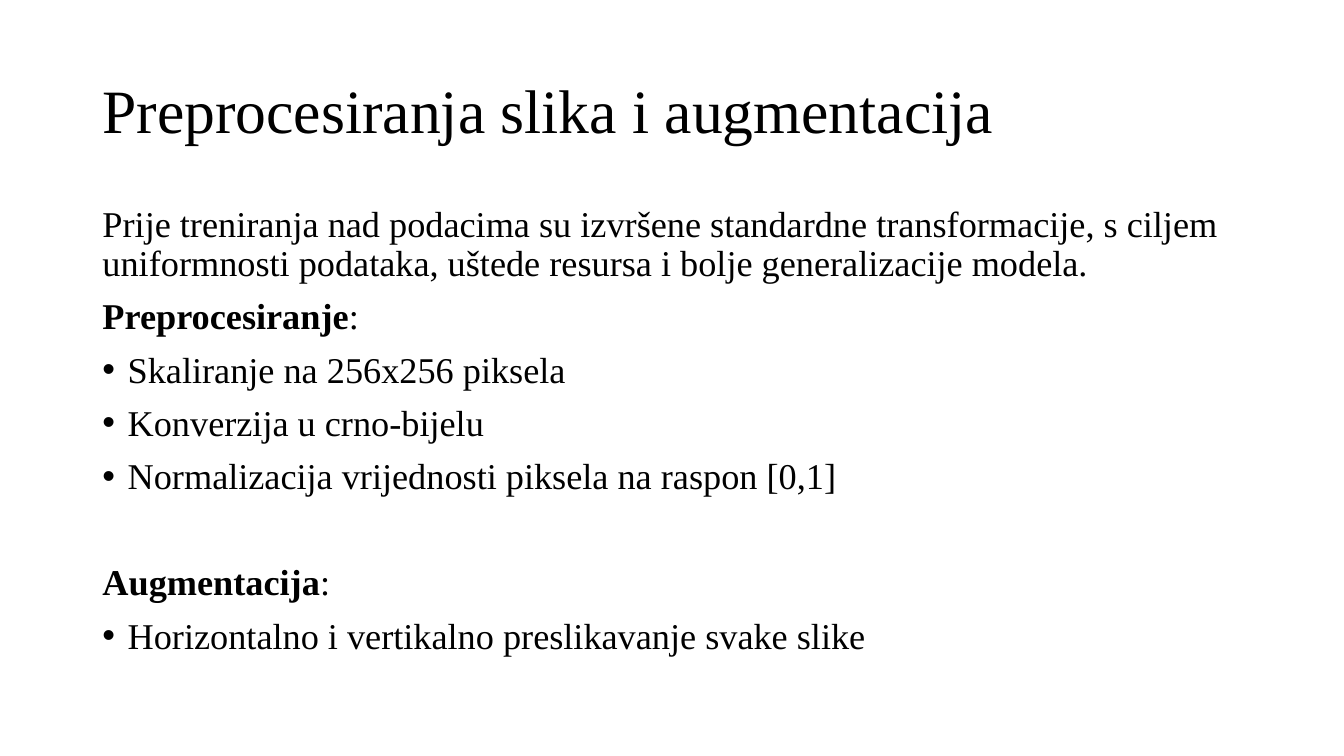
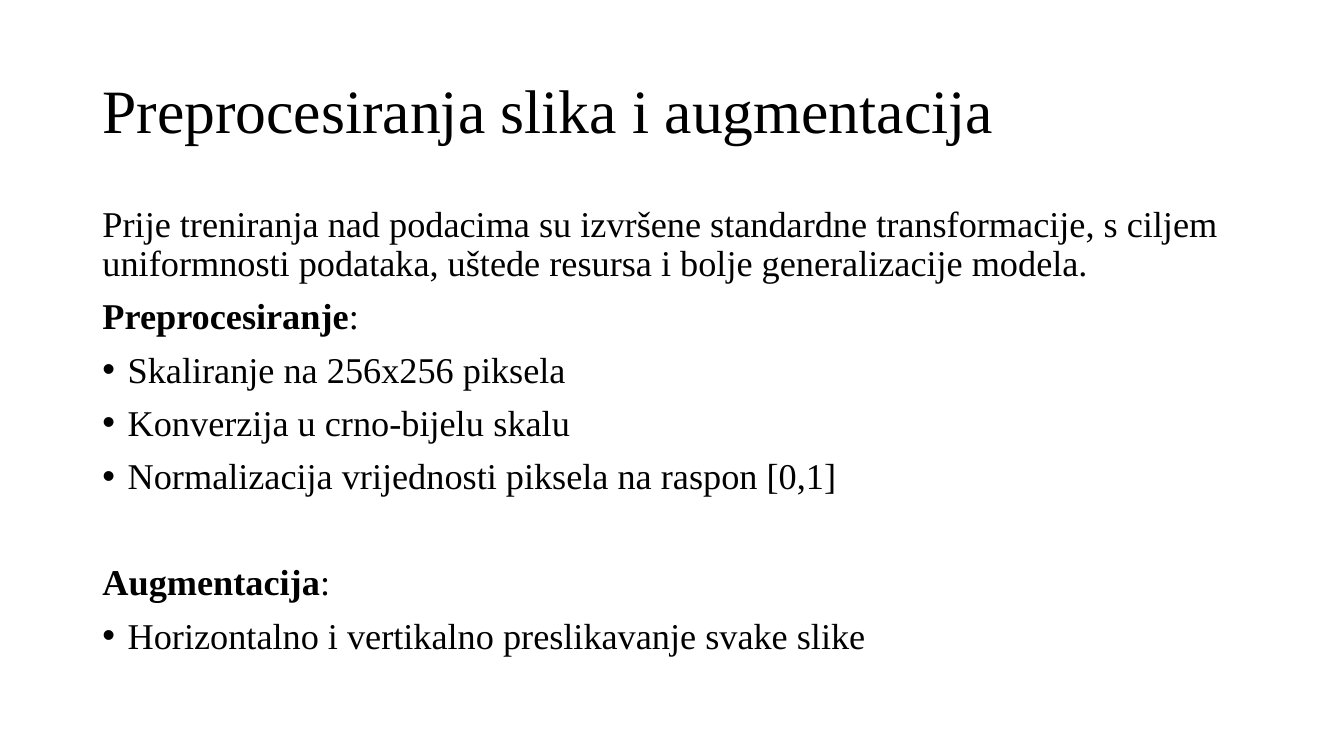
Before and after one commit to omarkurtovic/ml-dotnet-vs-python, a slide deck: slide 7 of Presentation/omar_kurtovic_diplomski_prezentacija.pptx (slide 6 before the commit). Drawn at 1344x756 pixels with LibreOffice and Linux fonts; fonts in the diff are those of the drawing. Boxes give left, top, right and bottom in pixels: in the first picture for what was removed or moved away, otherwise in the second. Text is boxed around its words. In the diff, an @@ line names an element or a change of style, - is before the commit and + after.

```diff
--- a/Presentation/omar_kurtovic_diplomski_prezentacija.pptx
+++ b/Presentation/omar_kurtovic_diplomski_prezentacija.pptx
@@ text at (x1=128, y1=410, x2=569, y2=443): text changed @@
-• Konverzija u crno-bijelu
+• Konverzija u crno-bijelu skalu
```
Also in this commit, not shown: 3 other slides changed, 2 slides added, 1 other file.
